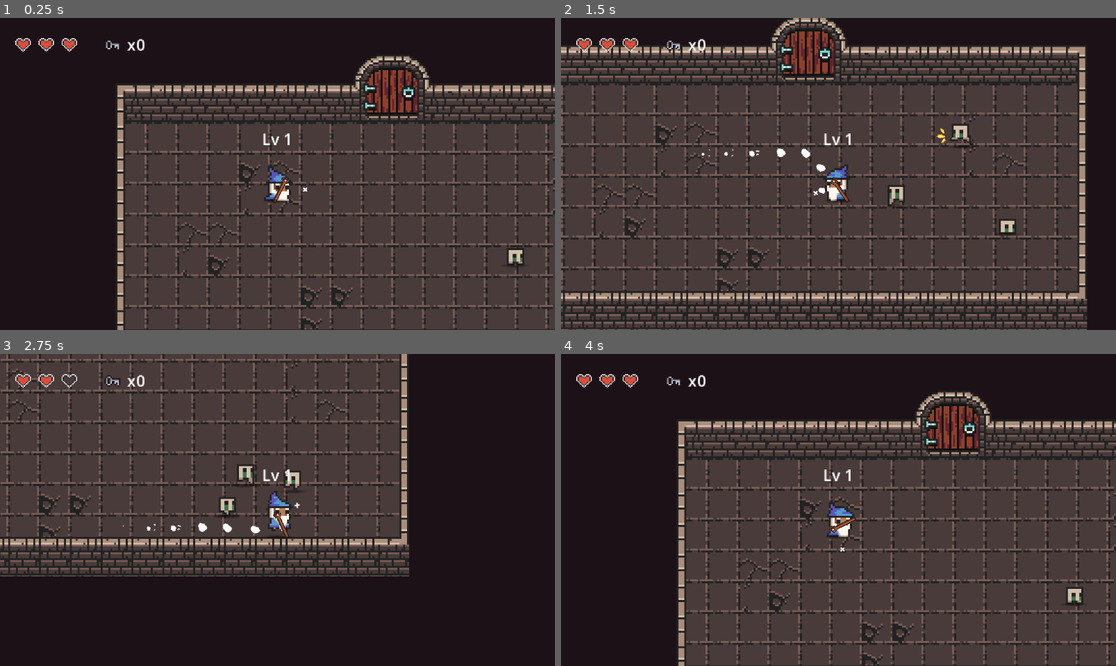
Above: before the commit, frames 1-4 (two rows, left to right).
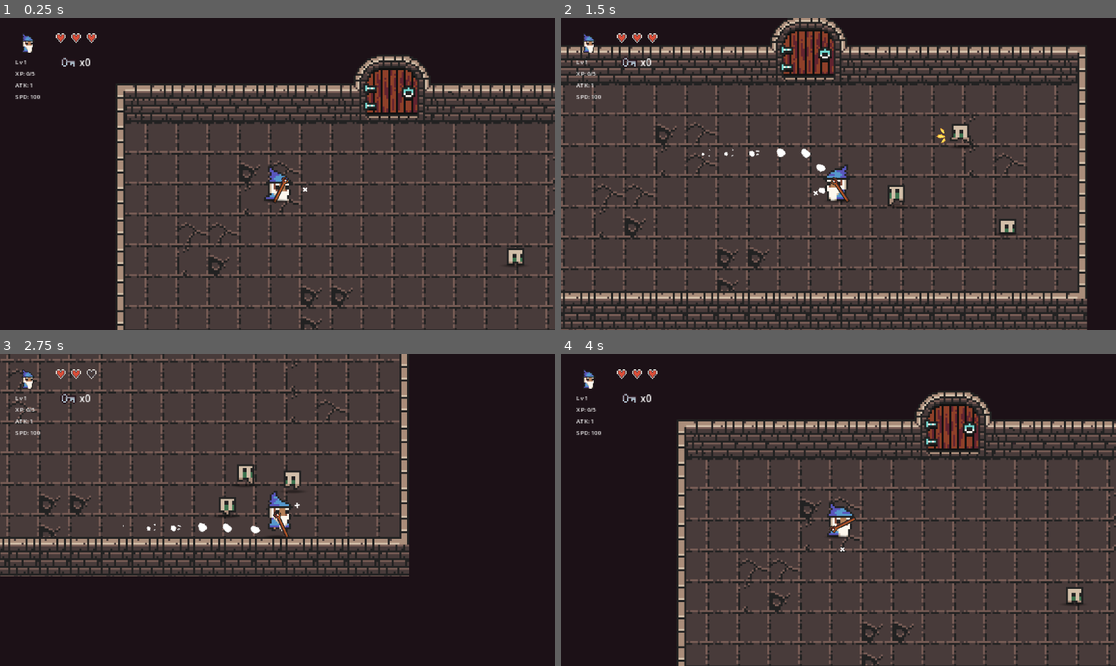
Above: after the commit, the same moments.

Repository: leanfj/infinit-dungeon
Game: Godot game, scene res://scenes/world_node_2d.tscn
Same seed, same stepped clock (60 frames per second), same inputs: the game is played once before the commit and once after it.
Inputs (mouse positions are in pixels of both pictures, inside the frame that each line leads up to):
- Up to frame 1 (0.25 s): no input
- Up to frame 2 (1.5 s): tap Enter at 0.5 s; move the mouse to (960, 158) at 0.52 s; press the mouse at (960, 158) at 0.53 s; hold D (move_right) 0.53-1.28 s; move the mouse to (727, 189) at 1.27 s; release the mouse at (727, 189) at 1.28 s; hold S (move_down) from 1.28 s (still down); right-click (727, 189) at 1.35 s
- Up to frame 3 (2.75 s): move the mouse to (333, 441) at 2.02 s; release S (move_down) at 2.03 s; hold D (move_right) from 2.03 s (still down); tap Enter at 2.1 s
- Up to frame 4 (4 s): move the mouse to (810, 572) at 2.77 s; release D (move_right) at 2.78 s; hold W (move_up) 2.78-3.5 s; click (810, 572) at 2.85 s; click "Reiniciar" at 3.5 s

The runs differ from the first frame. In frame 1, 0.8% of the frame differs, in the area x 2-53%, y 4-41%; in frame 2, 0.8%; in frame 3, 0.7%; in frame 4, 0.8%.

Commit message:
Add player stats UI and portrait; connect stats signals for updates

Diff:
--- a/HUD/player_hud.gd
+++ b/HUD/player_hud.gd
@@ -4,10 +4,18 @@
 @export var half_heart: Texture2D
 @export var empty_heart: Texture2D
 @export var heart_spacing: int = 4
-@export var heart_size: Vector2 = Vector2(8, 8)
+@export var heart_size: Vector2 = Vector2(5, 5)
 @export var key_icon: Texture2D
+@export var player_portrait: Texture2D
 
 @onready var _root: HBoxContainer = HBoxContainer.new()
+@onready var _portrait_panel: VBoxContainer = VBoxContainer.new()
+@onready var _stats_container: VBoxContainer = VBoxContainer.new()
+@onready var _level_label: Label = Label.new()
+@onready var _exp_label: Label = Label.new()
+@onready var _damage_label: Label = Label.new()
+@onready var _speed_label: Label = Label.new()
+@onready var _portrait_rect: TextureRect = TextureRect.new()
 @onready var _container: HBoxContainer = HBoxContainer.new()
 @onready var _key_container: HBoxContainer = HBoxContainer.new()
 @onready var _key_label: Label = Label.new()
@@ -22,6 +30,7 @@
 	_connect_player()
 	_update_hearts()
 	_update_keys()
+	_update_stats()
 
 
 func _connect_player() -> void:
@@ -31,6 +40,11 @@
 		_player.keys_changed.connect(_on_keys_changed)
 		_update_from_player(_player._player_health, _player._max_health)
 		_keys = _player.key_count
+		# Connect to stats signal for updates
+		if _player.stats and _player.stats is CharacterStats:
+			var cs := _player.stats as CharacterStats
+			cs.leveled_up.connect(_on_player_leveled_up)
+			cs.experience_gained.connect(_on_player_exp_gained)
 
 
 func _on_player_health_changed(current: int, max: int) -> void:
@@ -75,8 +89,8 @@
 
 
 func _setup_layout() -> void:
-	_root.alignment = BoxContainer.ALIGNMENT_BEGIN
-	_root.add_theme_constant_override("separation", 12)
+	_root.alignment = BoxContainer.ALIGNMENT_CENTER
+	_root.add_theme_constant_override("separation", 8)
 	_root.anchor_left = 0
 	_root.anchor_top = 0
 	_root.anchor_right = 0
@@ -84,11 +98,61 @@
 	_root.position = Vector2(8, 8)
 	add_child(_root)
 
+	# Add portrait panel first
+	_setup_portrait_panel()
+	_root.add_child(_portrait_panel)
+
+	# Create a VBoxContainer for hearts and keys to align with portrait
+	var right_panel := VBoxContainer.new()
+	right_panel.alignment = BoxContainer.ALIGNMENT_BEGIN
+	right_panel.add_theme_constant_override("separation", 4)
+
 	_container.alignment = BoxContainer.ALIGNMENT_BEGIN
 	_container.add_theme_constant_override("separation", heart_spacing)
-	_root.add_child(_container)
+	right_panel.add_child(_container)
+
 	_setup_keys_ui()
-	_root.add_child(_key_container)
+	right_panel.add_child(_key_container)
+
+	_root.add_child(right_panel)
+
+
+func _setup_portrait_panel() -> void:
+	_portrait_panel.alignment = BoxContainer.ALIGNMENT_BEGIN
+	_portrait_panel.add_theme_constant_override("separation", 2)
+
+	# Portrait image
+	_portrait_rect.texture = player_portrait
+	_portrait_rect.ignore_texture_size = true
+	_portrait_rect.stretch_mode = TextureRect.STRETCH_KEEP_ASPECT_CENTERED
+	_portrait_rect.custom_minimum_size = Vector2(10, 10)
+	_portrait_panel.add_child(_portrait_rect)
+
+	# Stats container below portrait
+	_stats_container.alignment = BoxContainer.ALIGNMENT_BEGIN
+	_stats_container.add_theme_constant_override("separation", 1)
+
+	# Level label
+	_level_label.text = "Lv 1"
+	_level_label.add_theme_font_size_override("font_size", 3)
+	_stats_container.add_child(_level_label)
+
+	# Experience label
+	_exp_label.text = "XP: 0/5"
+	_exp_label.add_theme_font_size_override("font_size", 3)
+	_stats_container.add_child(_exp_label)
+
+	# Damage label
+	_damage_label.text = "ATK: 1"
+	_damage_label.add_theme_font_size_override("font_size", 3)
+	_stats_container.add_child(_damage_label)
+
+	# Speed label
+	_speed_label.text = "SPD: 100"
+	_speed_label.add_theme_font_size_override("font_size", 3)
+	_stats_container.add_child(_speed_label)
+
+	_portrait_panel.add_child(_stats_container)
 
 
 func _setup_keys_ui() -> void:
@@ -100,11 +164,11 @@
 	_key_container.add_child(key_icon_rect)
 
 	_key_label.text = str(_keys)
-	_key_label.add_theme_font_size_override("font_size", 8)
+	_key_label.add_theme_font_size_override("font_size", 5)
 	_key_container.add_child(_key_label)
 
 	_key_container.alignment = BoxContainer.ALIGNMENT_BEGIN
-	_key_container.add_theme_constant_override("separation", 2)
+	_key_container.add_theme_constant_override("separation", 0)
 
 
 func _on_keys_changed(count: int) -> void:
@@ -118,3 +182,23 @@
 		var icon := _key_container.get_child(0) as TextureRect
 		if icon:
 			icon.texture = key_icon
+
+
+func _update_stats() -> void:
+	if not _player or not _player.stats:
+		return
+
+	if _player.stats is CharacterStats:
+		var cs := _player.stats as CharacterStats
+		_level_label.text = "Lv %d" % cs.level
+		_exp_label.text = "XP: %d/%d" % [cs.experience, cs.experience_to_next]
+		_damage_label.text = "ATK: %d" % cs.damage
+		_speed_label.text = "SPD: %d" % int(cs.move_speed)
+
+
+func _on_player_leveled_up(_new_level: int) -> void:
+	_update_stats()
+
+
+func _on_player_exp_gained(_current_exp: int, _exp_to_next: int) -> void:
+	_update_stats()
--- a/HUD/player_hud.tscn
+++ b/HUD/player_hud.tscn
@@ -1,10 +1,11 @@
-[gd_scene load_steps=6 format=3 uid="uid://b0yepkqyf5e8f"]
+[gd_scene load_steps=7 format=3 uid="uid://b0yepkqyf5e8f"]
 
 [ext_resource type="Script" uid="uid://d380lu2cx6u4i" path="res://HUD/player_hud.gd" id="1_gd1la"]
 [ext_resource type="Texture2D" uid="uid://c6y82kmd5vr11" path="res://HUD/ui_heart_full.png" id="2_tex_full"]
 [ext_resource type="Texture2D" uid="uid://b14a8r71v64tb" path="res://HUD/ui_heart_half.png" id="3_tex_half"]
 [ext_resource type="Texture2D" uid="uid://ccj2m14j5lrkf" path="res://HUD/ui_heart_empty.png" id="4_tex_empty"]
 [ext_resource type="Texture2D" uid="uid://c7drggdbg50p5" path="res://entities/Environments/Keys/keys_2_3.png" id="5_85nku"]
+[ext_resource type="Texture2D" uid="uid://berhv02c2u4bq" path="res://entities/player/Mage/Sprites/wizzard_portrait.png" id="6_4ampm"]
 
 [node name="PlayerHUD" type="CanvasLayer"]
 layer = 10
@@ -12,4 +13,6 @@
 full_heart = ExtResource("2_tex_full")
 half_heart = ExtResource("3_tex_half")
 empty_heart = ExtResource("4_tex_empty")
+heart_spacing = 3
 key_icon = ExtResource("5_85nku")
+player_portrait = ExtResource("6_4ampm")
--- a/entities/player/player_character_body_2d.gd
+++ b/entities/player/player_character_body_2d.gd
@@ -35,7 +35,6 @@
 @export var _weapon_node: Node2D
 @export var _fire_ball_marker: Marker2D
 @onready var _hit_box: HitBoxArea2D = $HitBoxArea2D
-@onready var _level_label: Label = get_node_or_null("LevelLabel")
 
 func _ready() -> void:
 	if stats == null:
@@ -87,7 +86,6 @@
 	_max_health = cs.max_health
 	_player_health = clamp(cs.current_health, 0, _max_health)
 	_emit_health()
-	_update_level_label()
 
 
 func _on_stats_leveled_up(_new_level: int) -> void:
@@ -95,13 +93,6 @@
 		var cs := stats as CharacterStats
 		cs.current_health = cs.max_health
 	_sync_from_stats()
-	_update_level_label()
-
-
-func _update_level_label() -> void:
-	if _level_label and stats is CharacterStats:
-		var cs := stats as CharacterStats
-		_level_label.text = "Lv %d" % cs.level
 
 func _physics_process(_delta: float) -> void:
 	if _knockback_timer > 0.0:
--- a/entities/player/player_character_body_2d.tscn
+++ b/entities/player/player_character_body_2d.tscn
@@ -29,11 +29,4 @@
 script = ExtResource("1_cam")
 terrain_path = NodePath("../../../TerrainManagerNode2D")
 
-[node name="LevelLabel" type="Label" parent="."]
-offset_left = -8.0
-offset_top = -24.0
-theme_override_font_sizes/font_size = 8
-text = "Lv 1"
-horizontal_alignment = 1
-
 [node name="Shadow2" parent="." instance=ExtResource("3_shadow")]
--- a/mechanics/character_stats.gd
+++ b/mechanics/character_stats.gd
@@ -2,6 +2,7 @@
 class_name CharacterStats
 
 signal leveled_up(new_level: int)
+signal experience_gained(current_exp: int, exp_to_next: int)
 
 @export var level: int = 1
 @export var experience: int = 0
@@ -19,6 +20,7 @@
 
 func gain_experience(amount: int) -> void:
 	experience += amount
+	experience_gained.emit(experience, experience_to_next)
 	while experience >= experience_to_next:
 		experience -= experience_to_next
 		_level_up()
Binary file added: entities/player/Mage/Sprites/wizzard_portrait.png
Not shown, added: entities/player/Mage/Sprites/wizzard_portrait.png.import
